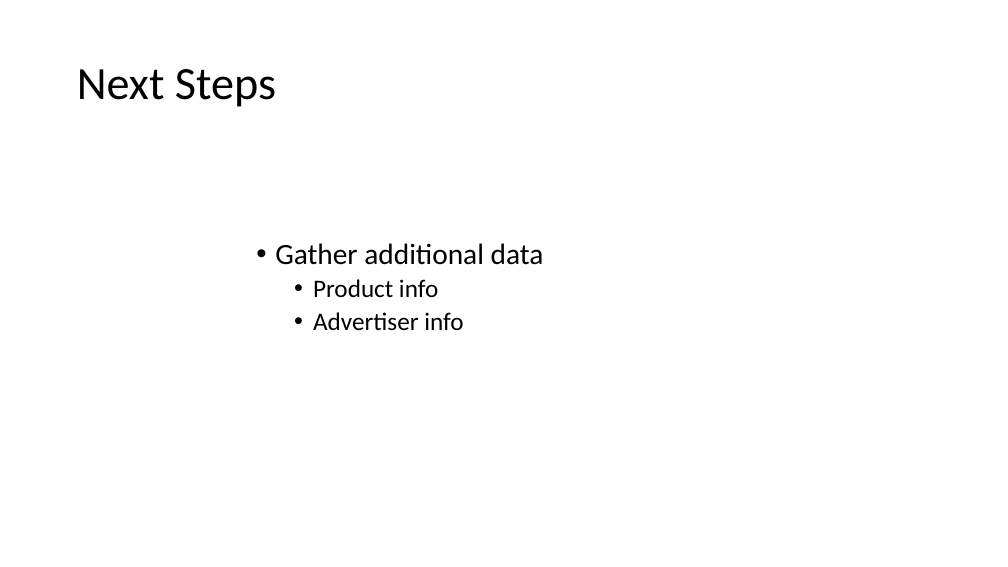
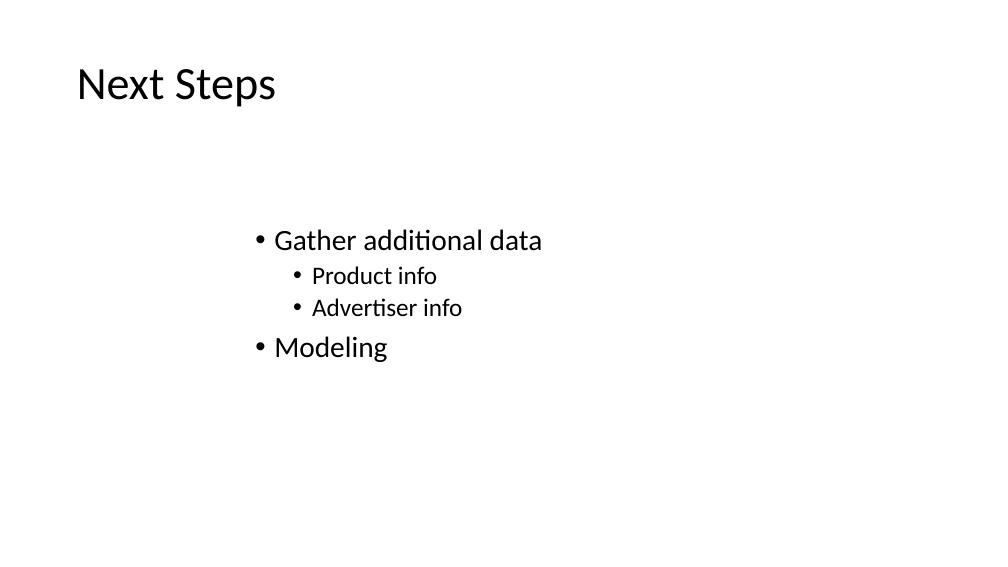
Before and after one commit to jessotaguro/ga_ds_project, a slide deck: slide 11 of Presentation_011718.pptx. Drawn at 1008x567 pixels with LibreOffice and Linux fonts; fonts in the diff are those of the drawing. Boxes give left, top, right and bottom in pixels: in the first picture for what was removed or moved away, otherwise in the second. Text is boxed around its words. In the diff, an @@ line names an element or a change of style, - is before the commit and + after.

```diff
--- a/Presentation_011718.pptx
+++ b/Presentation_011718.pptx
@@ text "Gather additional data": place and size @@
-text "Gather additional data" at bbox=[275, 243, 544, 330]
+text "Gather additional data" at bbox=[274, 229, 543, 362]
@@ text at bbox=[274, 336, 387, 362]: paragraph added @@
+• Modeling
```
Also in this commit, not shown: 1 other slide changed.
